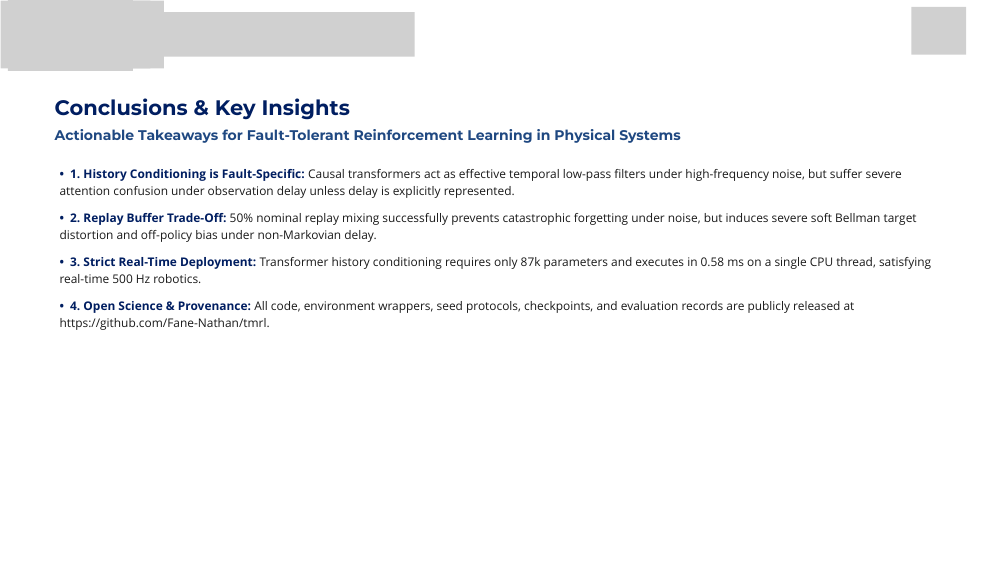
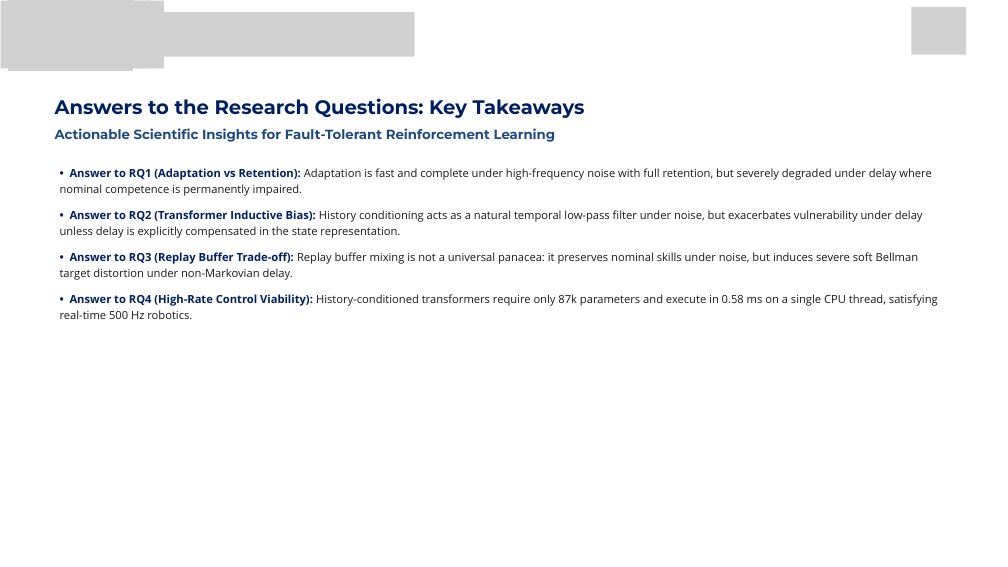
Before and after one commit to Fane-Nathan/tmrl, a slide deck: slide 10 of paper/reporting/193 - Presentation.pptx. Drawn at 1008x567 pixels with LibreOffice and Linux fonts; fonts in the diff are those of the drawing; grey boxes stand for pictures; background and template pictures are left out. Boxes give left, top, right and bottom in pixels: in the first picture for what was removed or moved away, otherwise in the second. Text is boxed around its words. In the diff, an @@ line names an element or a change of style, - is before the commit and + after.

```diff
--- a/paper/reporting/193 - Presentation.pptx
+++ b/paper/reporting/193 - Presentation.pptx
@@ text at (55, 98, 585, 118): text changed; size 30 to 28 pt @@
-Conclusions & Key Insights
+Answers to the Research Questions: Key Takeaways
@@ text at (55, 128, 556, 142): text changed; size 20 to 19 pt @@
-Actionable Takeaways for Fault-Tolerant Reinforcement Learning in Physical Systems
+Actionable Scientific Insights for Fault-Tolerant Reinforcement Learning
@@ text at (60, 168, 938, 319): text changed; size 17 to 16 pt @@
-• 1. History Conditioning is Fault-Specific: Causal transformers act as effective temporal low-pass filters under high-frequency noise, but suffer severe attention confusion under observation delay unless delay is explicitly represented.
-• 2. Replay Buffer Trade-Off: 50% nominal replay mixing successfully prevents catastrophic forgetting under noise, but induces severe soft Bellman target distortion and off-policy bias under non-Markovian delay.
-• 3. Strict Real-Time Deployment: Transformer history conditioning requires only 87k parameters and executes in 0.58 ms on a single CPU thread, satisfying real-time 500 Hz robotics.
-• 4. Open Science & Provenance: All code, environment wrappers, seed protocols, checkpoints, and evaluation records are publicly released at https://github.com/Fane-Nathan/tmrl.
+• Answer to RQ1 (Adaptation vs Retention): Adaptation is fast and complete under high-frequency noise with full retention, but severely degraded under delay where nominal competence is permanently impaired.
+• Answer to RQ2 (Transformer Inductive Bias): History conditioning acts as a natural temporal low-pass filter under noise, but exacerbates vulnerability under delay unless delay is explicitly compensated in the state representation.
+• Answer to RQ3 (Replay Buffer Trade-off): Replay buffer mixing is not a universal panacea: it preserves nominal skills under noise, but induces severe soft Bellman target distortion under non-Markovian delay.
+• Answer to RQ4 (High-Rate Control Viability): History-conditioned transformers require only 87k parameters and execute in 0.58 ms on a single CPU thread, satisfying real-time 500 Hz robotics.
```
Also in this commit, not shown: 9 other slides changed, 1 slide added, 1 slide removed, 15 other files.
